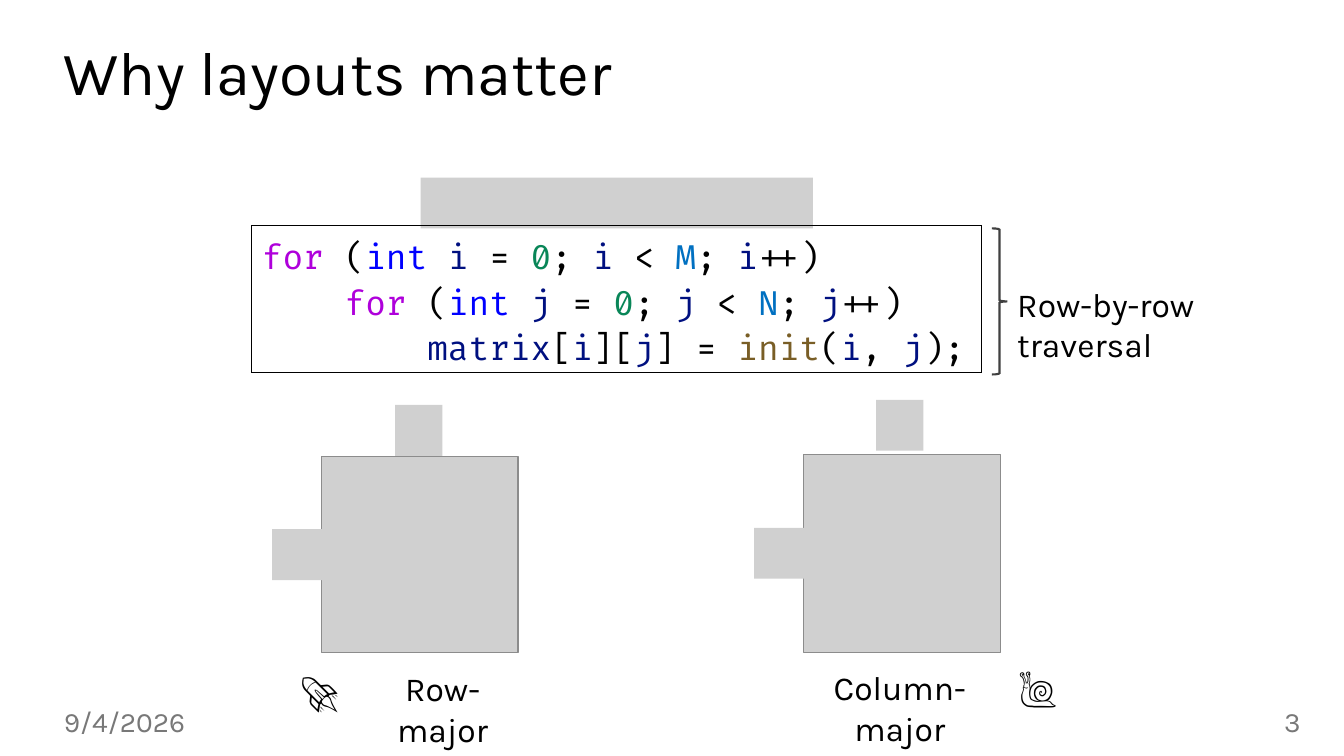
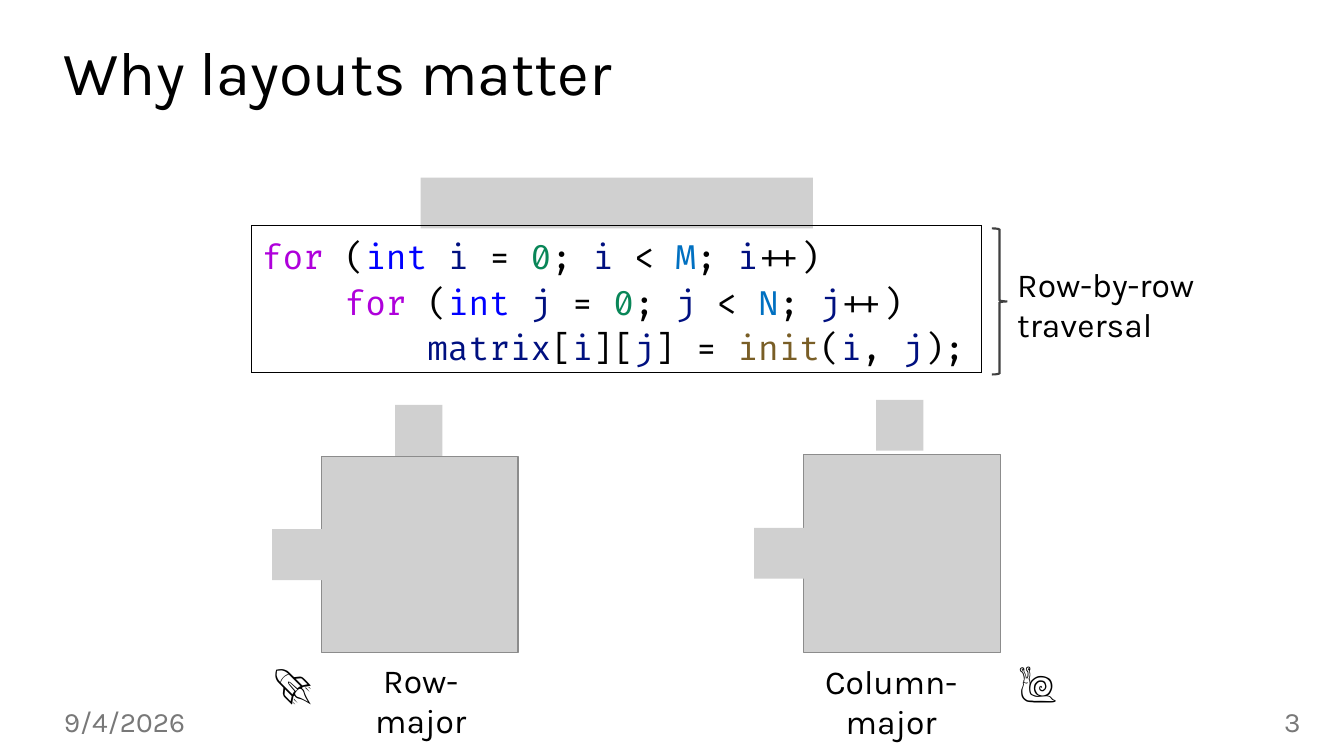
Before and after one commit to jiriklepl/phd-thesis, a slide deck: slide 3 of slides/Optimizing Memory Layouts and Traversal Orders in High-Performance Computing.pptx. Drawn at 1344x756 pixels with LibreOffice and Linux fonts; fonts in the diff are those of the drawing; grey boxes stand for pictures; background and template pictures are left out. Boxes give left, top, right and bottom in pixels: in the first picture for what was removed or moved away, otherwise in the second. Text is boxed around its words. In the diff, an @@ line names an element or a change of style, - is before the commit and + after.

```diff
--- a/slides/Optimizing Memory Layouts and Traversal Orders in High-Performance Computing.pptx
+++ b/slides/Optimizing Memory Layouts and Traversal Orders in High-Performance Computing.pptx
@@ text "Row-by-row traversal" at (x1=1017, y1=274, x2=1194, y2=338): vertical alignment top to middle @@
@@ text "🚀" moved from (x1=282, y1=662, x2=357, y2=720) to (x1=256, y1=655, x2=331, y2=713) @@
@@ text "Row-major" moved from (x1=397, y1=680, x2=488, y2=750) to (x1=375, y1=672, x2=466, y2=742) @@
@@ text "Column-major" moved from (x1=834, y1=677, x2=966, y2=750) to (x1=825, y1=671, x2=957, y2=743) @@
@@ text "🐌" moved from (x1=1001, y1=657, x2=1076, y2=715) to (x1=1001, y1=652, x2=1076, y2=710) @@
```
Also in this commit, not shown: 23 other slides changed.
